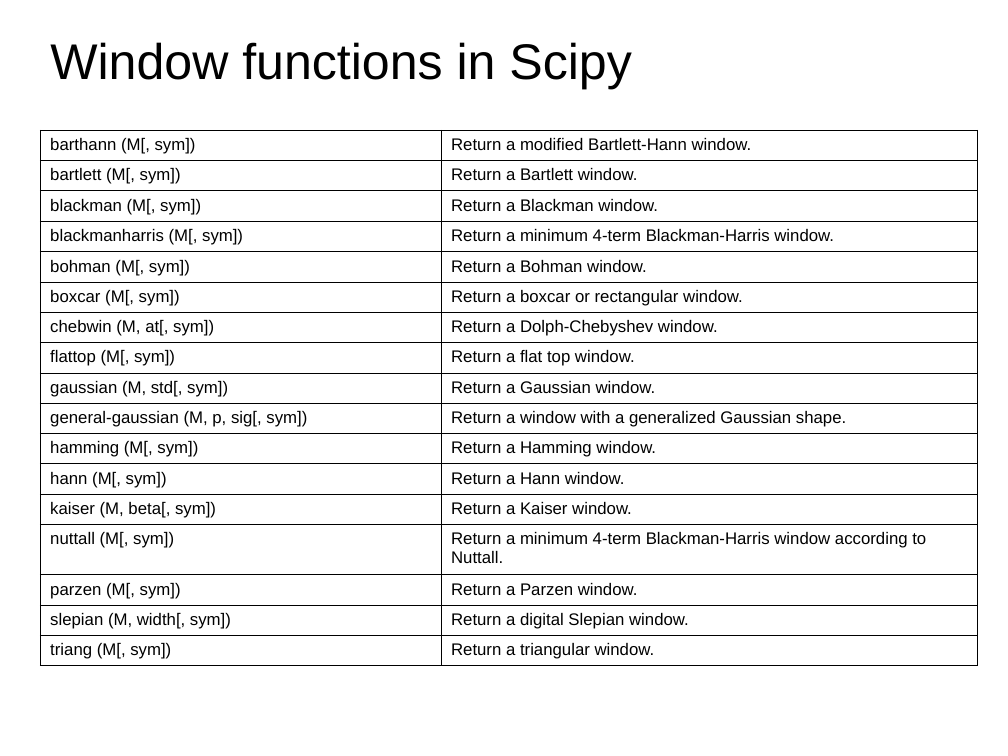
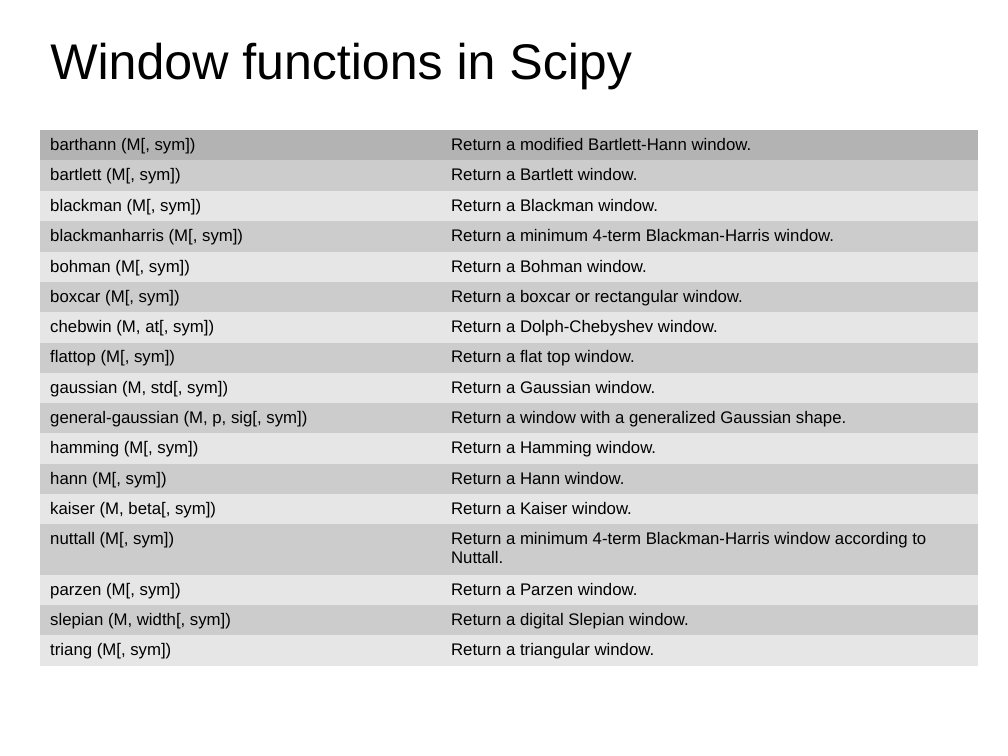
Before and after one commit to MTG/sms-tools, a slide deck: slide 9 of teaching-material/lectures/lect4-STFT/4-STFT.odp. Drawn at 1008x756 pixels with LibreOffice and Linux fonts; fonts in the diff are those of the drawing. Boxes give left, top, right and bottom in pixels: in the first picture for what was removed or moved away, otherwise in the second. Text is boxed around its words. In the diff, an @@ line names an element or a change of style, - is before the commit and + after.

```diff
--- a/teaching-material/lectures/lect4-STFT/4-STFT.odp
+++ b/teaching-material/lectures/lect4-STFT/4-STFT.odp
@@ table at bbox=[40, 130, 978, 663] @@
@@ fill none to #B3B3B3 in row 1 @@
@@ fill none to #CCCCCC in 16 cells @@
@@ fill none to #E6E6E6 in 16 cells @@
@@ borders changed @@
```
Also in this commit, not shown: 1 other slide changed, 5 other files.
